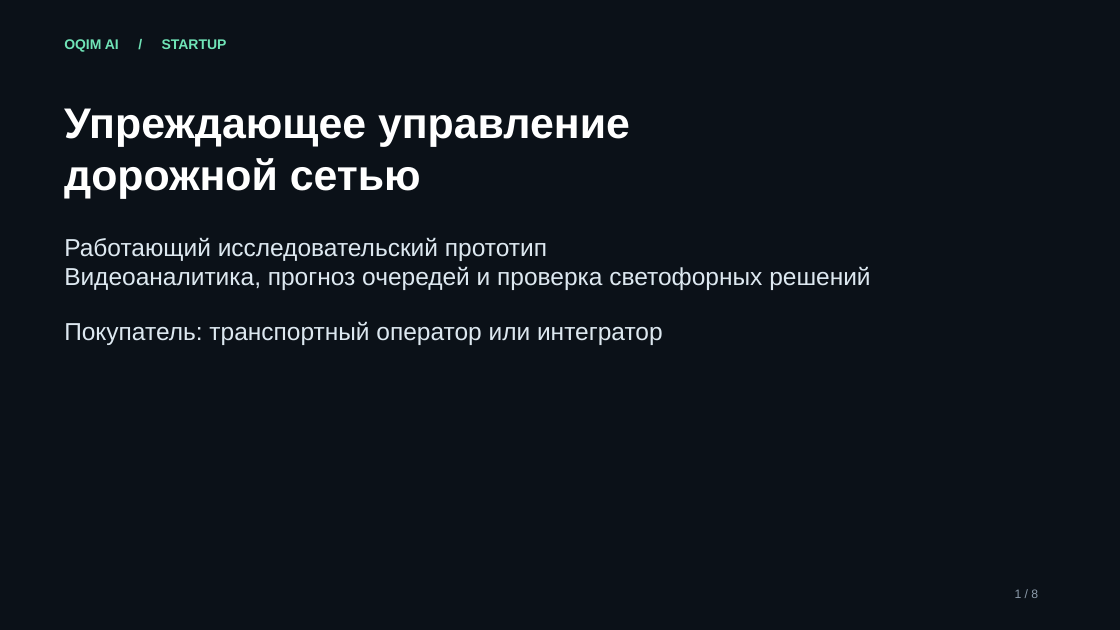
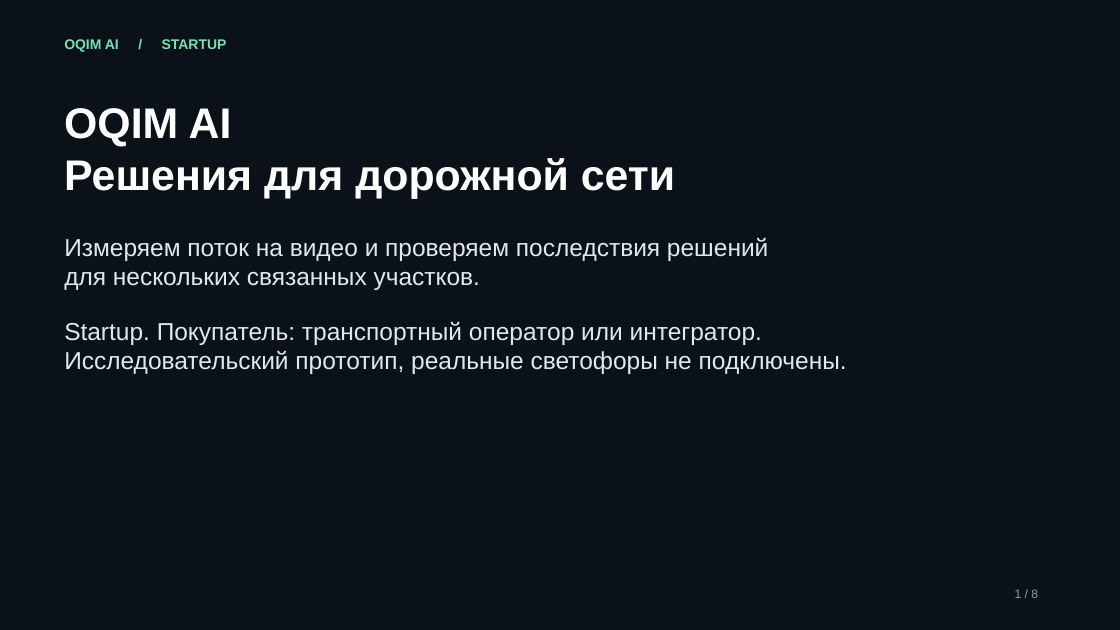
Before and after one commit to baytoooo/oqim-ai, a slide deck: slide 1 of DEFENSE.pptx. Drawn at 1120x630 pixels with LibreOffice and Linux fonts; fonts in the diff are those of the drawing. Boxes give left, top, right and bottom in pixels: in the first picture for what was removed or moved away, otherwise in the second. Text is boxed around its words. In the diff, an @@ line names an element or a change of style, - is before the commit and + after.

```diff
--- a/DEFENSE.pptx
+++ b/DEFENSE.pptx
@@ text at (64,108,675,199): text changed @@
-Упреждающее управление
-дорожной сетью
+OQIM AI
+Решения для дорожной сети
@@ text at (64,237,847,374): text changed @@
-Работающий исследовательский прототип
-Видеоаналитика, прогноз очередей и проверка светофорных решений
-Покупатель: транспортный оператор или интегратор
+Измеряем поток на видео и проверяем последствия решений
+для нескольких связанных участков.
+Startup. Покупатель: транспортный оператор или интегратор.
+Исследовательский прототип, реальные светофоры не подключены.
```
Also in this commit, not shown: 5 other slides changed, 2 slides added, 2 slides removed, 24 other files.
